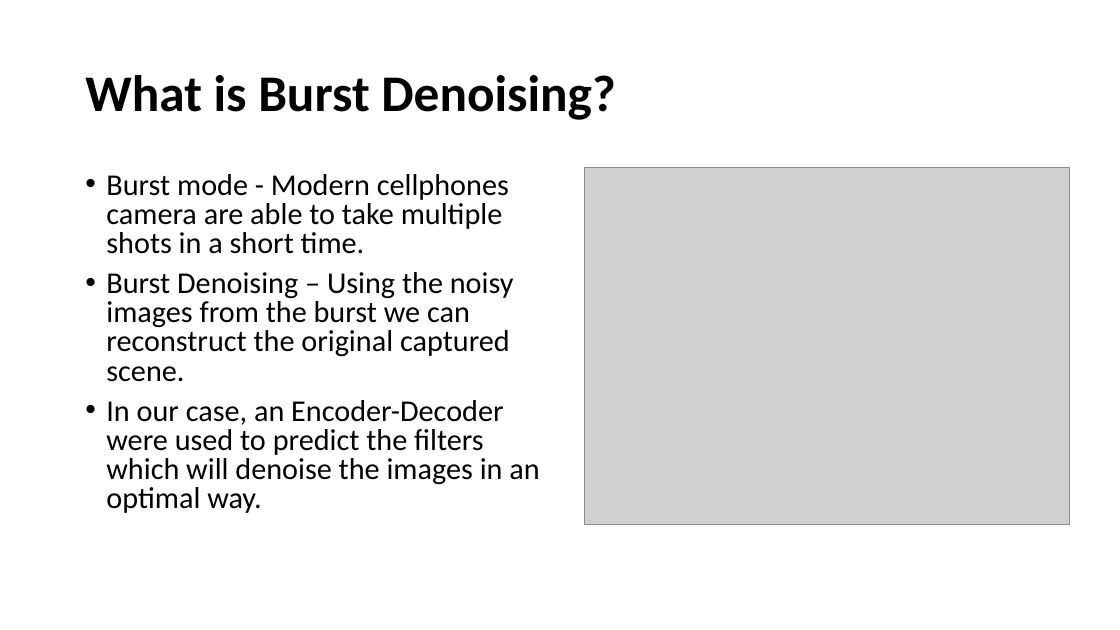
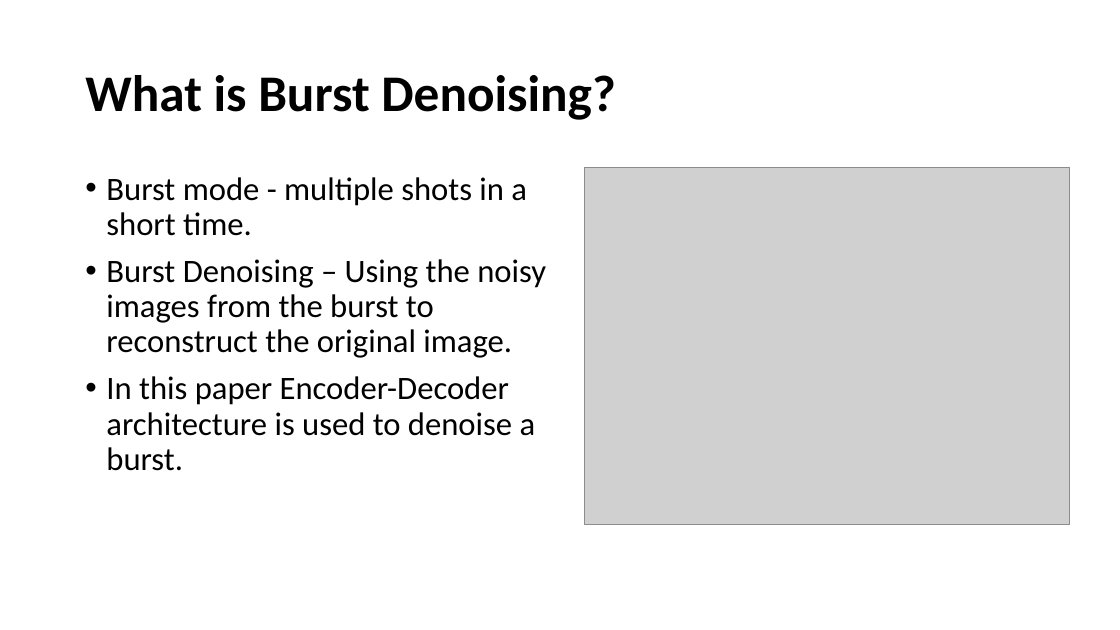
Before and after one commit to zhanglijian/DIP_Project, a slide deck: slide 2 of Burst Denoising with Kernel Prediction Networks.pptx. Drawn at 1120x630 pixels with LibreOffice and Linux fonts; fonts in the diff are those of the drawing; grey boxes stand for pictures. Boxes give left, top, right and bottom in pixels: in the first picture for what was removed or moved away, otherwise in the second. Text is boxed around its words. In the diff, an @@ line names an element or a change of style, - is before the commit and + after.

Commit message:
presentation finished

```diff
--- a/Burst Denoising with Kernel Prediction Networks.pptx
+++ b/Burst Denoising with Kernel Prediction Networks.pptx
@@ text at (106, 177, 546, 471): text changed; size 25.9 to 28 pt @@
-• Burst mode - Modern cellphones camera are able to take multiple shots in a short time.
-• Burst Denoising – Using the noisy images from the burst we can reconstruct the original captured scene.
-• In our case, an Encoder-Decoder were used to predict the filters which will denoise the images in an optimal way.
+• Burst mode - multiple shots in a short time.
+• Burst Denoising – Using the noisy images from the burst to reconstruct the original image.
+• In this paper Encoder-Decoder architecture is used to denoise a burst.
```
Also in this commit, not shown: 12 other slides changed, 8 slides added, 1 slide removed.
